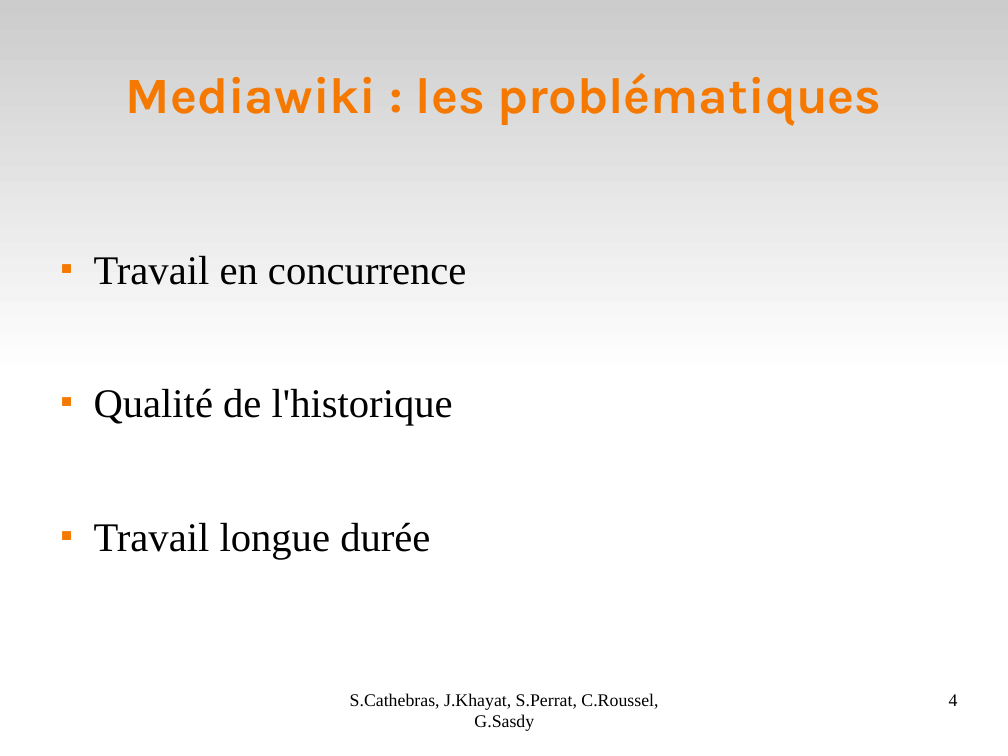
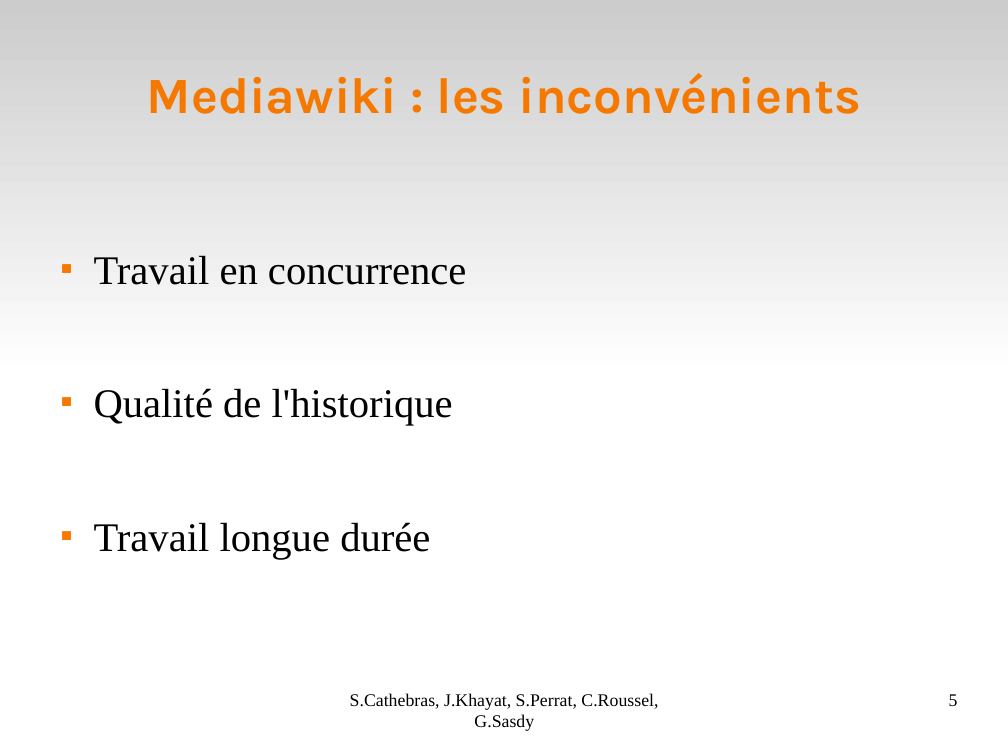
Before and after one commit to Darktrop/git-mediawiki-ensimag, a slide deck: slide 5 of sheme/presoutenance/Bilan.odp (slide 4 before the commit). Drawn at 1008x756 pixels with LibreOffice and Linux fonts; fonts in the diff are those of the drawing. Boxes give left, top, right and bottom in pixels: in the first picture for what was removed or moved away, otherwise in the second. Text is boxed around its words. In the diff, an @@ line names an element or a change of style, - is before the commit and + after.

```diff
--- a/sheme/presoutenance/Bilan.odp
+++ b/sheme/presoutenance/Bilan.odp
@@ title at (147, 73, 861, 114): text changed @@
-Mediawiki : les problématiques
+Mediawiki : les inconvénients
@@ page number at (949, 694, 958, 706): text changed @@
-4
+5
```
Also in this commit, not shown: 3 other slides changed.
